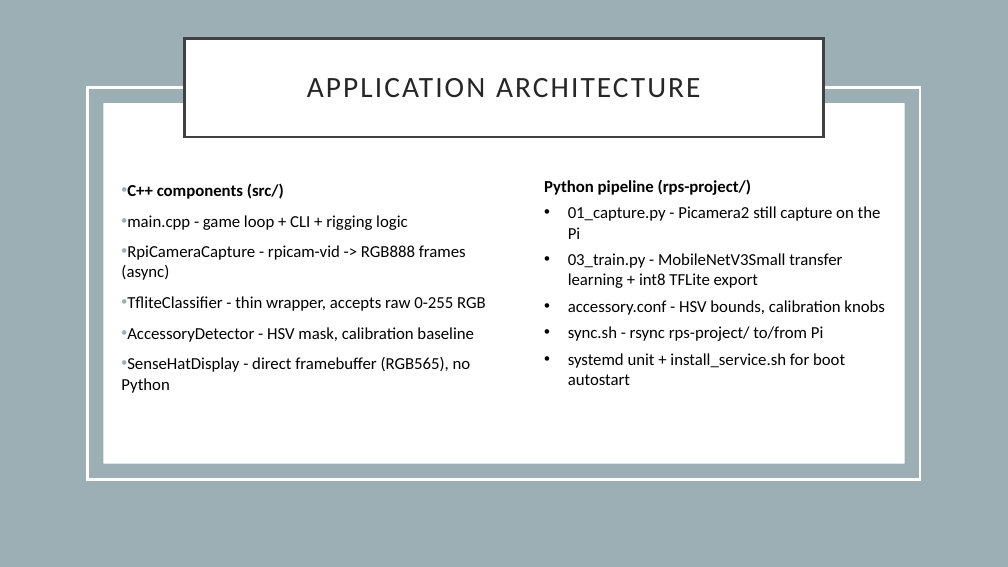
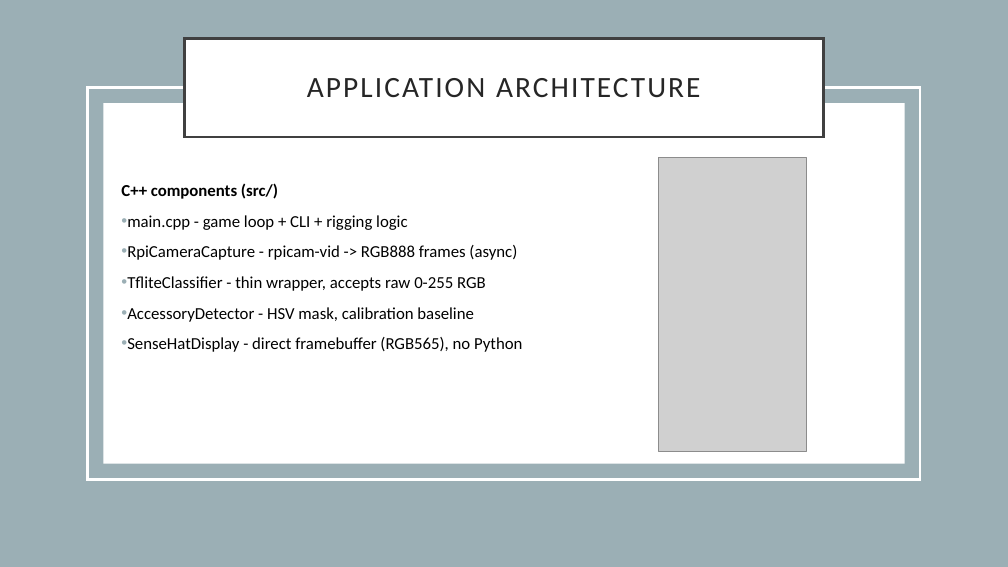
Before and after one commit to andreasranzmaier/EAI_Rock_Paper_Lose, a slide deck: slide 5 of presentation.pptx (slide 4 before the commit). Drawn at 1008x567 pixels with LibreOffice and Linux fonts; fonts in the diff are those of the drawing; grey boxes stand for pictures. Boxes give left, top, right and bottom in pixels: in the first picture for what was removed or moved away, otherwise in the second. Text is boxed around its words. In the diff, an @@ line names an element or a change of style, - is before the commit and + after.

Commit message:
presentation

```diff
--- a/presentation.pptx
+++ b/presentation.pptx
@@ text removed at bbox=[544, 179, 885, 385] @@
-Python pipeline (rps-project/)
-• 01_capture.py - Picamera2 still capture on the Pi
-• 03_train.py - MobileNetV3Small transfer learning + int8 TFLite export
-• accessory.conf - HSV bounds, calibration knobs
-• sync.sh - rsync rps-project/ to/from Pi
-• systemd unit + install_service.sh for boot autostart
@@ picture added at bbox=[659, 158, 807, 451] @@
@@ text at bbox=[121, 183, 278, 199]: bullet • to none @@
```
Also in this commit, not shown: 7 other slides changed, 2 slides added, 1 other file.
